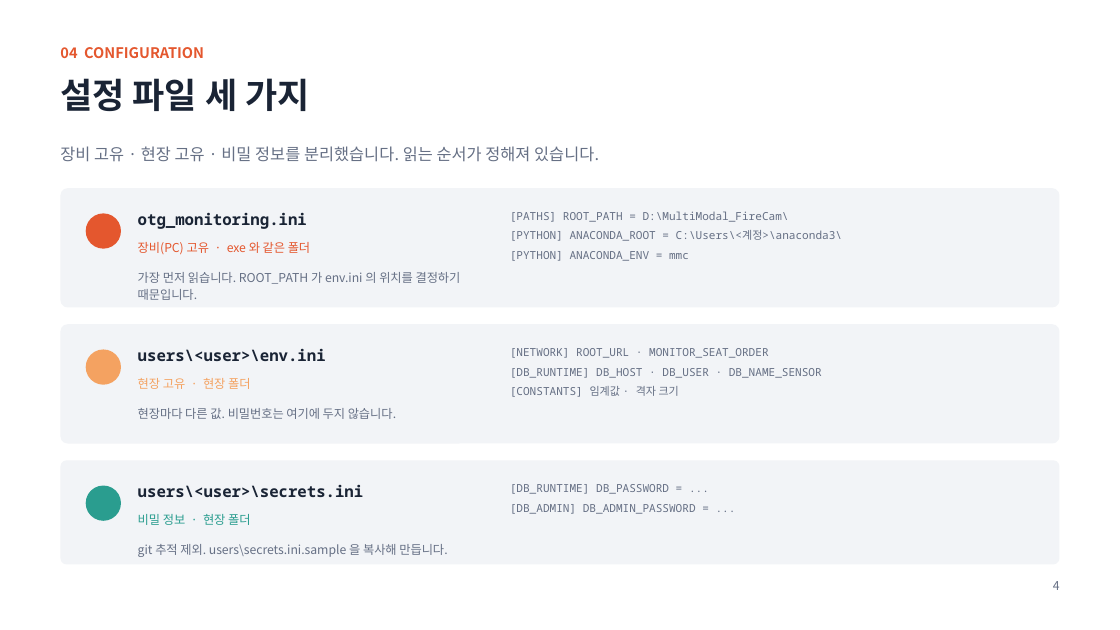
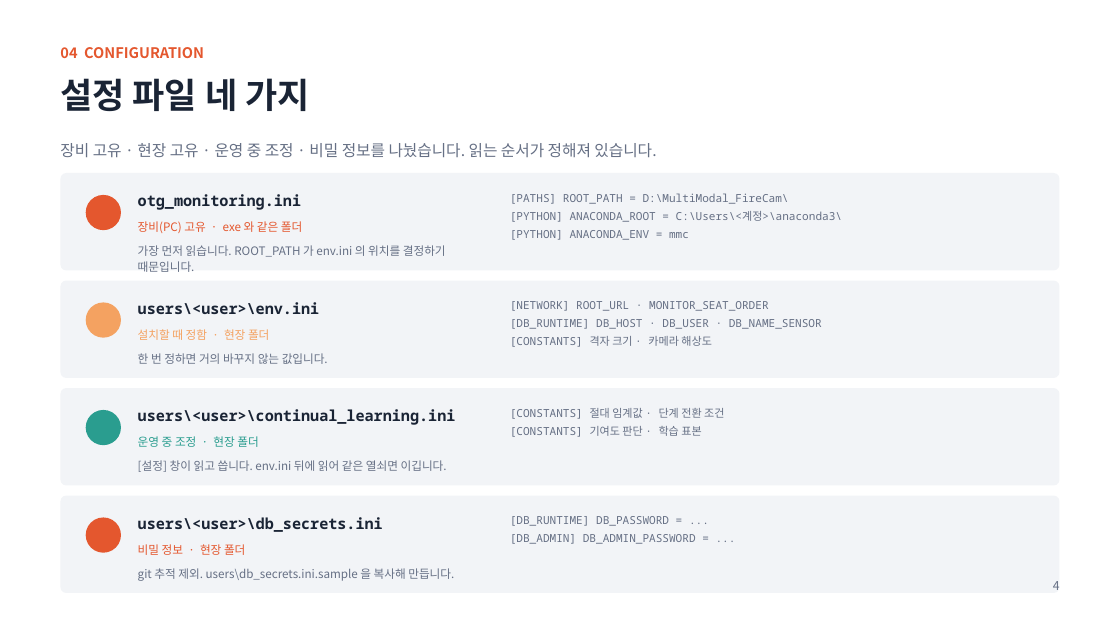
Before and after one commit to oskwon65/MultiModal_FireCam, a slide deck: slide 5 of 멀티모달_화재감지_모니터링_설치매뉴얼.pptx. Drawn at 1120x630 pixels with LibreOffice and Linux fonts; fonts in the diff are those of the drawing. Boxes give left, top, right and bottom in pixels: in the first picture for what was removed or moved away, otherwise in the second. Text is boxed around its words. In the diff, an @@ line names an element or a change of style, - is before the commit and + after.

```diff
--- a/멀티모달_화재감지_모니터링_설치매뉴얼.pptx
+++ b/멀티모달_화재감지_모니터링_설치매뉴얼.pptx
@@ text at bbox=[60, 78, 309, 111]: text changed @@
-설정 파일 세 가지
+설정 파일 네 가지
@@ text at bbox=[60, 143, 656, 157]: text changed; size 14 to 13.5 pt @@
-장비 고유 · 현장 고유 · 비밀 정보를 분리했습니다. 읽는 순서가 정해져 있습니다.
+장비 고유 · 현장 고유 · 운영 중 조정 · 비밀 정보를 나눴습니다. 읽는 순서가 정해져 있습니다.
@@ rounded rectangle: place and size @@
-rounded rectangle at bbox=[60, 188, 1060, 308]
+rounded rectangle at bbox=[60, 173, 1060, 271]
@@ 2 texts, 1 ellipse: place and size @@
-2 texts, 1 ellipse at bbox=[86, 213, 310, 255]
+2 texts, 1 ellipse at bbox=[86, 194, 302, 233]
@@ text "otg_monitoring.ini" at bbox=[138, 194, 301, 210]: size 13.5 to 13 pt @@
@@ text "[PATHS] ROOT_PATH = D:\MultiModal_FireCam\" at bbox=[510, 193, 842, 240]: less space between paragraphs @@
@@ text "[PATHS] ROOT_PATH = D:\MultiModal_FireCam\": place and size @@
-text "[PATHS] ROOT_PATH = D:\MultiModal_FireCam\" at bbox=[510, 211, 842, 261]
+text "[PATHS] ROOT_PATH = D:\MultiModal_FireCam\" at bbox=[510, 193, 842, 240]
@@ text "장비(PC) 고유 · exe 와 ..." at bbox=[138, 221, 302, 233]: size 10.5 to 10 pt @@
@@ text "가장 먼저 읽습니다. ROOT_PATH 가 ...": place and size @@
-text "가장 먼저 읽습니다. ROOT_PATH 가 ..." at bbox=[138, 272, 461, 300]
+text "가장 먼저 읽습니다. ROOT_PATH 가 ..." at bbox=[138, 245, 446, 272]
@@ text "가장 먼저 읽습니다. ROOT_PATH 가 ..." at bbox=[138, 245, 446, 272]: size 10.5 to 10 pt; line spacing 1.2 to 1.15 @@
@@ rounded rectangle added at bbox=[60, 281, 1060, 378], fill #F2F4F7 @@
@@ text "users\<user>\env.ini" at bbox=[138, 302, 320, 314]: size 13.5 to 13 pt @@
@@ text "users\<user>\env.ini": place and size @@
-text "users\<user>\env.ini" at bbox=[138, 349, 326, 361]
+text "users\<user>\env.ini" at bbox=[138, 302, 320, 314]
@@ text "[NETWORK] ROOT_URL · MONITOR_SEAT_ORDER": place and size @@
-text "[NETWORK] ROOT_URL · MONITOR_SEAT_ORDER" at bbox=[510, 348, 822, 397]
+text "[NETWORK] ROOT_URL · MONITOR_SEAT_ORDER" at bbox=[510, 301, 822, 347]
@@ ellipse: place and size @@
-ellipse at bbox=[86, 350, 121, 385]
+ellipse at bbox=[86, 302, 121, 338]
@@ text added at bbox=[138, 329, 269, 340], 10 pt, text #F4A261 @@
+설치할 때 정함 · 현장 폴더
@@ text at bbox=[510, 301, 822, 329]: less space between paragraphs @@
@@ text added at bbox=[138, 353, 328, 364], 10 pt, text #667085 @@
+한 번 정하면 거의 바꾸지 않는 값입니다.
@@ text at bbox=[510, 336, 712, 347]: text changed @@
-[CONSTANTS] 임계값 · 격자 크기
+[CONSTANTS] 격자 크기 · 카메라 해상도
@@ rounded rectangle: place and size @@
-rounded rectangle at bbox=[60, 324, 1060, 444]
+rounded rectangle at bbox=[60, 388, 1060, 486]
@@ ellipse: place and size @@
-ellipse at bbox=[86, 486, 121, 521]
+ellipse at bbox=[86, 410, 121, 445]
@@ text removed at bbox=[138, 408, 396, 419] @@
-현장마다 다른 값. 비밀번호는 여기에 두지 않습니다.
@@ text added at bbox=[138, 409, 456, 425], 13 pt, text #1A2435, bold @@
+users\<user>\continual_learning.ini
@@ text added at bbox=[510, 408, 724, 437], 9.5 pt, text #667085 @@
+[CONSTANTS] 절대 임계값 · 단계 전환 조건
+[CONSTANTS] 기여도 판단 · 학습 표본
@@ text at bbox=[138, 436, 258, 447]: text changed; size 10.5 to 10 pt; text colour #F4A261 to #2A9D8F @@
-현장 고유 · 현장 폴더
+운영 중 조정 · 현장 폴더
@@ text added at bbox=[138, 460, 447, 472], 10 pt, text #667085 @@
+[설정] 창이 읽고 씁니다. env.ini 뒤에 읽어 같은 열쇠면 이깁니다.
@@ rounded rectangle: place and size @@
-rounded rectangle at bbox=[60, 460, 1060, 565]
+rounded rectangle at bbox=[60, 496, 1060, 593]
@@ ellipse added at bbox=[86, 518, 121, 553], fill #E4572E @@
@@ text at bbox=[138, 517, 383, 532]: text changed; size 13.5 to 13 pt @@
-users\<user>\secrets.ini
+users\<user>\db_secrets.ini
@@ text "[DB_RUNTIME] DB_PASSWORD = ...": place and size @@
-text "[DB_RUNTIME] DB_PASSWORD = ..." at bbox=[510, 484, 696, 514]
+text "[DB_RUNTIME] DB_PASSWORD = ..." at bbox=[510, 516, 696, 544]
@@ text "[DB_RUNTIME] DB_PASSWORD = ..." at bbox=[510, 516, 696, 544]: less space between paragraphs @@
@@ text "비밀 정보 · 현장 폴더": place and size @@
-text "비밀 정보 · 현장 폴더" at bbox=[138, 514, 250, 525]
+text "비밀 정보 · 현장 폴더" at bbox=[138, 544, 245, 555]
@@ text "비밀 정보 · 현장 폴더" at bbox=[138, 544, 245, 555]: size 10.5 to 10 pt, text colour #2A9D8F to #E4572E @@
@@ text at bbox=[138, 568, 454, 581]: text changed; size 10.5 to 10 pt @@
-git 추적 제외. users\secrets.ini.sample 을 복사해 만듭니다.
+git 추적 제외. users\db_secrets.ini.sample 을 복사해 만듭니다.
```
Also in this commit, not shown: 11 other slides changed, 1 slide added, 2 other files.
